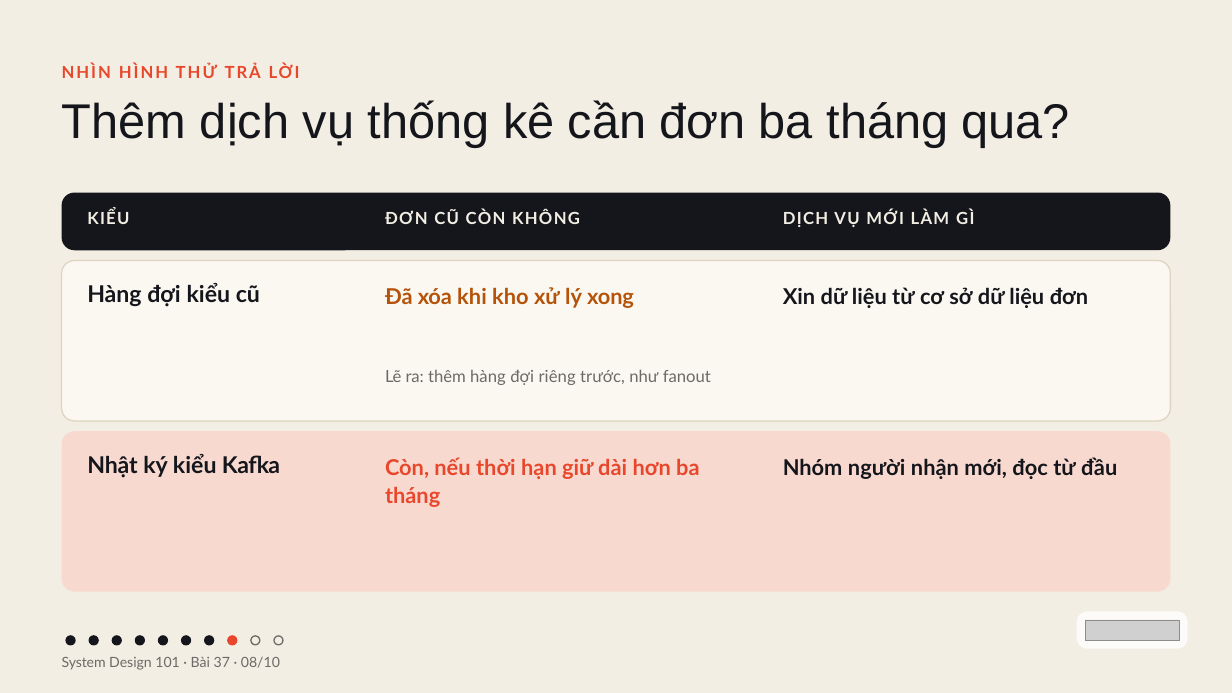
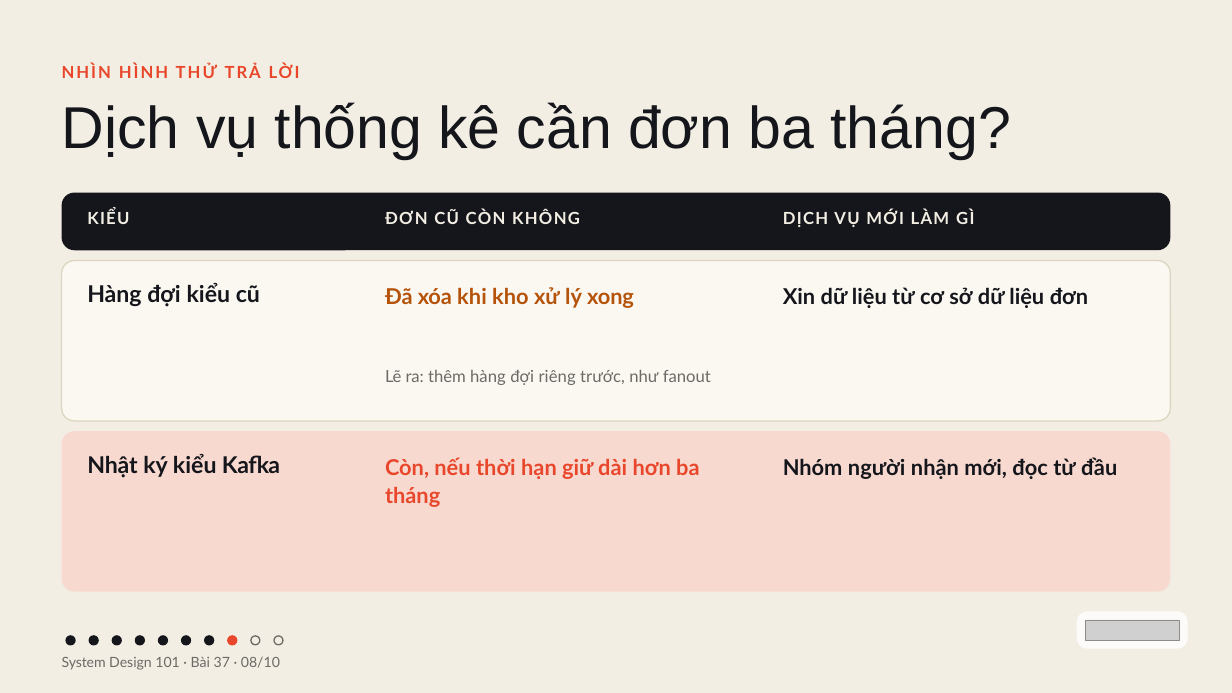
Before and after one commit to vohoailinh90/tool-marketing-studio, a slide deck: slide 8 of system-design-101/vi/lessons/sd-04-037/slides/sd-04-037.pptx. Drawn at 1232x693 pixels with LibreOffice and Linux fonts; fonts in the diff are those of the drawing; grey boxes stand for pictures. Boxes give left, top, right and bottom in pixels: in the first picture for what was removed or moved away, otherwise in the second. Text is boxed around its words. In the diff, an @@ line names an element or a change of style, - is before the commit and + after.

```diff
--- a/system-design-101/vi/lessons/sd-04-037/slides/sd-04-037.pptx
+++ b/system-design-101/vi/lessons/sd-04-037/slides/sd-04-037.pptx
@@ text at bbox=[62, 102, 1010, 159]: text changed; size 57 to 69 pt @@
-Thêm dịch vụ thống kê cần đơn ba tháng qua?
+Dịch vụ thống kê cần đơn ba tháng?
```
Also in this commit, not shown: 7 other slides changed, 2 other files.
